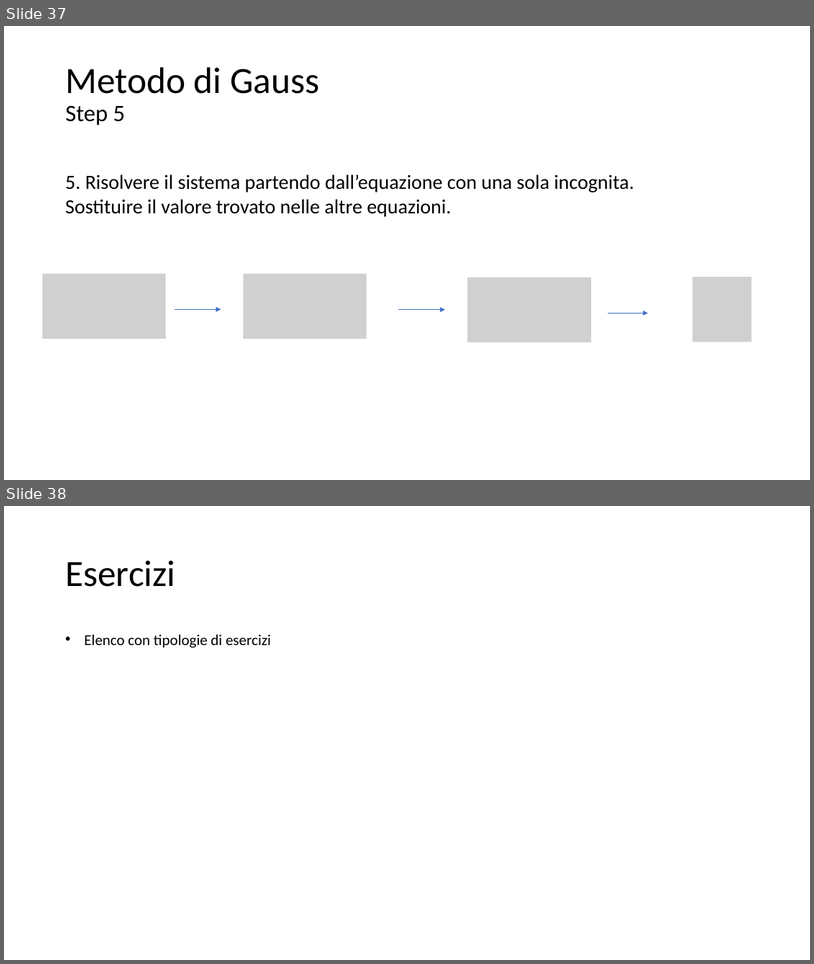
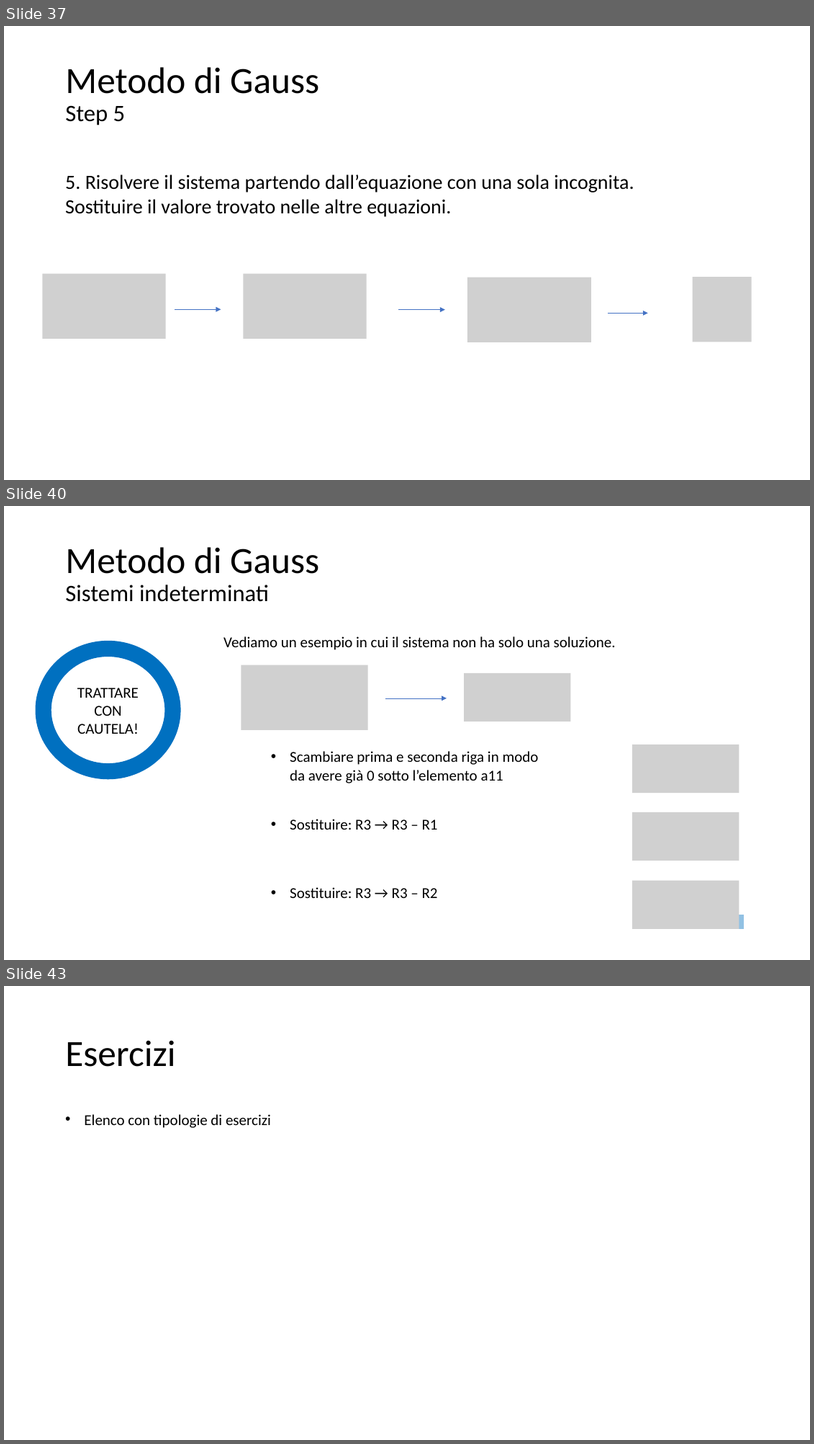
Before and after one commit to matteodelv/GaussLinearSystems, a slide deck: Presentazione.pptx. Shown one above the other, each under a label of ours: slides 37 and 38 before the commit, slides 37, 40 and 43 after it; the slides between them are not shown. The pictures are 814x964 and 814x1444 pixels, drawn with LibreOffice and Linux fonts; fonts in the diff are those of the drawing; grey boxes stand for pictures. Boxes give left, top, right and bottom in pixels: in the first picture for what was removed or moved away, otherwise in the second. Text is boxed around its words. In the diff, an @@ line names an element or a change of style, - is before the commit and + after.

```diff
--- a/Presentazione.pptx
+++ b/Presentazione.pptx
@@ slide 40 added at (4, 506, 810, 960), background #FFFFFF @@
@@ title added at (65, 547, 319, 602), 28 pt, text #000000 @@
+Metodo di Gauss
+Sistemi indeterminati
@@ donut added at (36, 641, 180, 779), fill #0070C0, outline #0070C0 1 pt, 18 pt, text #000000 @@
+TRATTARE CON CAUTELA!
@@ group added at (224, 636, 744, 929): 5 pictures, 4 texts, 1 arrow, 1 rectangle @@
+Vediamo un esempio in cui il sistema non ha solo una soluzione.
+• Scambiare prima e seconda riga in modo da avere già 0 sotto l’elemento a11
+• Sostituire: R3 → R3 – R1
+• Sostituire: R3 → R3 – R2
@@ what was slide 38 is now slide 43 @@
```
Also in this commit, not shown: 4 other slides added.
